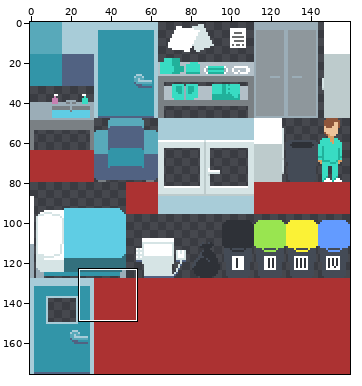
A sprite sheet gets an edit: resources/level/Tile_sheet.png. Above, an overview of the earlier version with the close-up marked.
Close-up. First the earlier version:
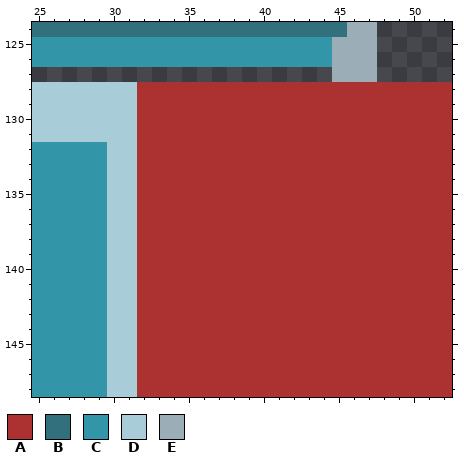
The file is 160x176 pixels. Shown: x 25..52, y 124..148.
Palette (. is transparent): A #ac3232  B #33707d  C #3295a8  D #a8ccd8  E #9badb7
Pixels before, first column x 25:
124 BBBBBBBBBBBBBBBBBBBBBEE.....
125 CCCCCCCCCCCCCCCCCCCCEEE.....
126 CCCCCCCCCCCCCCCCCCCCEEE.....
127 ....................EEE.....
128 DDDDDDDAAAAAAAAAAAAAAAAAAAAA
129 DDDDDDDAAAAAAAAAAAAAAAAAAAAA
130 DDDDDDDAAAAAAAAAAAAAAAAAAAAA
131 DDDDDDDAAAAAAAAAAAAAAAAAAAAA
132 CCCCCDDAAAAAAAAAAAAAAAAAAAAA
133 CCCCCDDAAAAAAAAAAAAAAAAAAAAA
134 CCCCCDDAAAAAAAAAAAAAAAAAAAAA
135 CCCCCDDAAAAAAAAAAAAAAAAAAAAA
136 CCCCCDDAAAAAAAAAAAAAAAAAAAAA
137 CCCCCDDAAAAAAAAAAAAAAAAAAAAA
138 CCCCCDDAAAAAAAAAAAAAAAAAAAAA
139 CCCCCDDAAAAAAAAAAAAAAAAAAAAA
140 CCCCCDDAAAAAAAAAAAAAAAAAAAAA
141 CCCCCDDAAAAAAAAAAAAAAAAAAAAA
142 CCCCCDDAAAAAAAAAAAAAAAAAAAAA
143 CCCCCDDAAAAAAAAAAAAAAAAAAAAA
144 CCCCCDDAAAAAAAAAAAAAAAAAAAAA
145 CCCCCDDAAAAAAAAAAAAAAAAAAAAA
146 CCCCCDDAAAAAAAAAAAAAAAAAAAAA
147 CCCCCDDAAAAAAAAAAAAAAAAAAAAA
148 CCCCCDDAAAAAAAAAAAAAAAAAAAAA
New version:
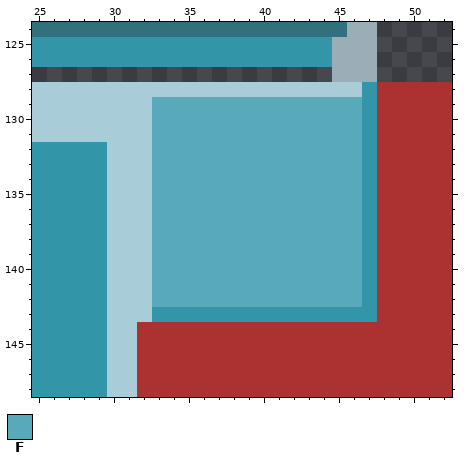
Colours new in this view: F #58a9ba
The exact change:
Changed rows in their new state; - is an unchanged pixel.
first column x 32:
128 DDDDDDDDDDDDDDDC
129 DFFFFFFFFFFFFFFC
130 DFFFFFFFFFFFFFFC
131 DFFFFFFFFFFFFFFC
132 DFFFFFFFFFFFFFFC
133 DFFFFFFFFFFFFFFC
134 DFFFFFFFFFFFFFFC
135 DFFFFFFFFFFFFFFC
136 DFFFFFFFFFFFFFFC
137 DFFFFFFFFFFFFFFC
138 DFFFFFFFFFFFFFFC
139 DFFFFFFFFFFFFFFC
140 DFFFFFFFFFFFFFFC
141 DFFFFFFFFFFFFFFC
142 DFFFFFFFFFFFFFFC
143 DCCCCCCCCCCCCCCC
Where, in picture pixels (left, top, right, bottom), the same in both close-ups:
changed: (137, 82, 377, 322)
